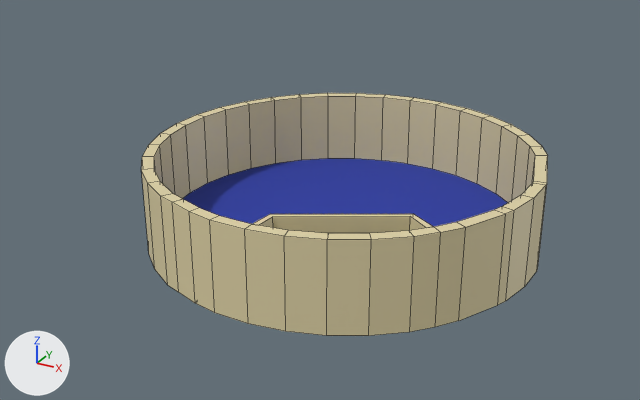
A saved change to the FBX model Assets/Mehmet/Assets/Room/room.fbx.
Camera for both pictures: a camera (50 mm lens) standing at (1.92, -3.74, 1.98) and looking at (-0.09, -0.1, 0.16). Every picture has the same lights, and +X, +Y and +Z are marked at lower left. Mesh edges are drawn as thin lines. Where no turn or scale is listed for an object, it has been applied to the vertices.

The scene before the commit, as lines of its bpy script (objects in view):
```python
me_circle_004 = bpy.data.meshes.new('Circle.004')
me_circle_004.from_pydata(...)  # 227 vertices, 178 faces; spans x -1.01..1.01, y -1.01..1.02, z -0.05..0.4
# faces by material slot: [149, 29]
me_circle_004.materials.append(mat_material_001)  # beige #e0d3a7
me_circle_004.materials.append(mat_material_002)  # blue #293aa4
ob_base = bpy.data.objects.new('base', me_circle_004)
ob_base.location = (0.0, 0.0, 0.0)
```
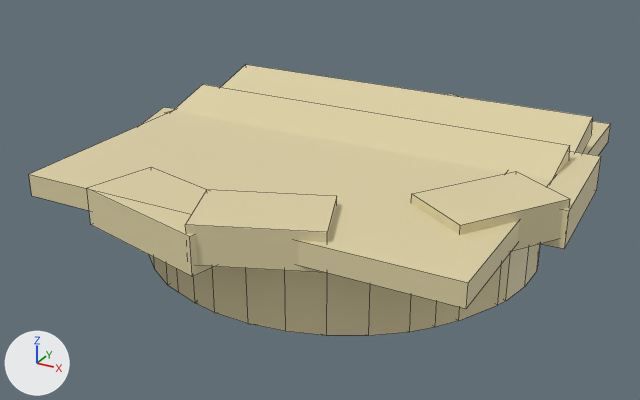
Where the newer file only moved an object's origin or applied its transform, the numbers keep the older frame.

Changed parts and their boxes [x1, y1, x2, y2] in the pictures (640 x 400 px):
```json
{"object": "base", "change": "reshaped", "before": [141, 93, 548, 336], "after": [29, 65, 611, 336], "on screen": "43% wider, 11% taller"}
{"part": 1, "of": "me_circle_004", "change": "added", "after": [582, 121, 611, 156], "on screen": "beige"}
{"part": 2, "of": "me_circle_004", "change": "added", "after": [29, 111, 519, 309], "on screen": "beige"}
{"part": 3, "of": "me_circle_004", "change": "built on", "before": [182, 158, 508, 227], "after": [87, 65, 601, 277]}
```

The change, as JSON lines over the scene's bpy script:
```json
{"block": "me_circle_004", "where": "# used by ob_base; location = (0.0, 0.0, 0.0)"}
{"op": "remove", "block": "me_circle_004", "code": "me_circle_004.from_pydata(...)  # 227 vertices, 178 faces; spans x -1.01..1.01, y -1.01..1.02, z -0.05..0.4"}
{"op": "add", "block": "me_circle_004", "code": "me_circle_004.from_pydata(...)  # 462 vertices, 356 faces; spans x -1.22..1.21, y -1.27..1.25, z -0.05..0.55"}
{"block": "me_circle_004", "change": "me_circle_004 part 1: a new loose piece, a box spanning x -1.05..1.05, y 0.1..1.25, z 0.24..0.35, in mat_material_001 (beige #e0d3a7)"}
{"block": "me_circle_004", "change": "me_circle_004 part 2: a new loose piece, a box spanning x -1.05..1.05, y -1.09..0.06, z 0.35..0.46, in mat_material_001 (beige #e0d3a7)"}
{"block": "me_circle_004", "change": "me_circle_004 part 3"}
{"block": "me_circle_004", "change": "11 faces are deleted"}
{"block": "me_circle_004", "change": "167 vertices are added at x -1.22..1.21, y -1.27..1.14, z -0.05..0.55"}
{"block": "me_circle_004", "change": "28 new vertices lie (0.0, 0.0, 0.18) away from vertices in x -1.22..1.12, y -1.09..1.14, z 0.24"}
{"block": "me_circle_004", "change": "16 new vertices lie (0.0, 0.0, 0.17) away from vertices in x -0.7..1.21, y -1.27..0.39, z 0.29..0.33"}
{"block": "me_circle_004", "change": "8 new vertices lie (2.1, 0.0, 0.0) away from vertices in x -1.05, y -0.25..0.74, z 0.3..0.55"}
{"block": "me_circle_004", "change": "166 new faces join them, mat_material_001 (beige #e0d3a7)"}
{"block": "me_circle_004", "change": "11 new faces join them, mat_material_002 (blue #293aa4)"}
```
